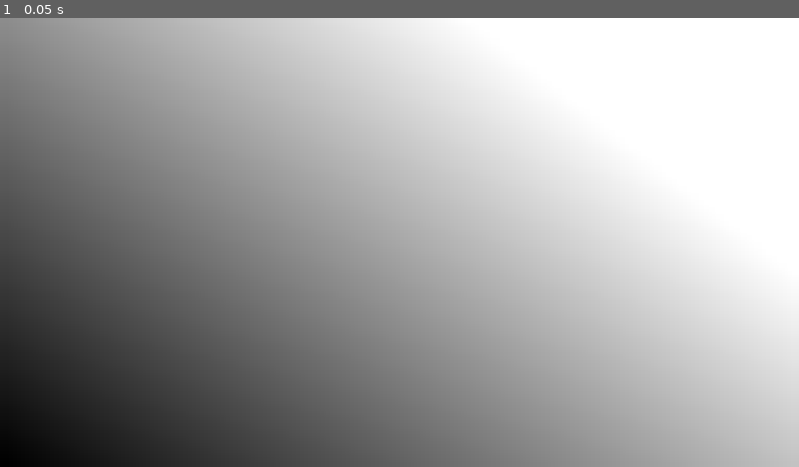
Above: before the commit, frame 1.
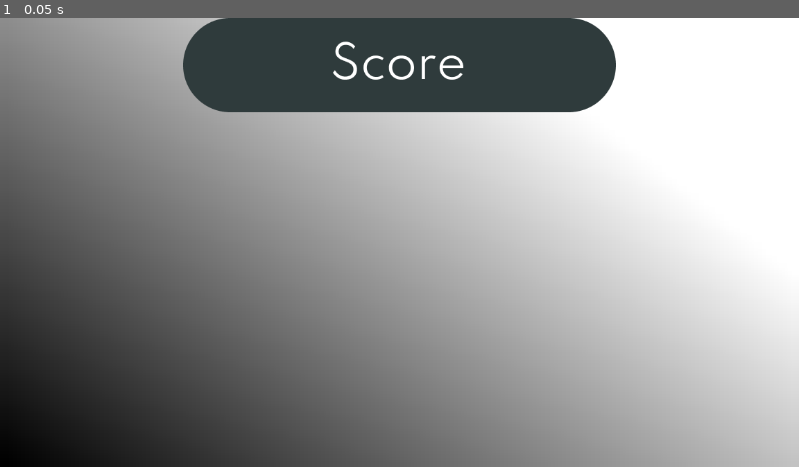
Above: after the commit, the same moment.

Repository: dbm19/tempo_trainer
Game: Godot game, scene res://score_screen.tscn
The game is run twice, just before and just after one commit, with the same random seed, the same clock (stepped at 60 frames per second) and the same inputs. This scene is started directly instead of the project's main scene.
Inputs:
- Up to frame 1 (0.05 s): no input

The runs differ from the first frame. In frame 1, 11% of the frame differs, in the area x 22-78%, y 0-21%.

Commit message:
score measure is a bit better

Diff:
--- a/game_screen.gd
+++ b/game_screen.gd
@@ -1,8 +1,8 @@
 extends Node2D
 
-var player_hit_time = 0
+var previous_player_hit_time= 0
 var player_hit_time_delta = 0
-var current_time_in_msec = 0
+var current_player_hit_time = 0
 var bass_drum
 var bass_drum_timer
 var bass_drum_timer_goal
@@ -23,8 +23,6 @@
 
 	bass_drum_timer.wait_time = snapped(float(60.0 / Global.selected_bpm), 0.01)
 
-	print(bass_drum_timer.wait_time, " ", float(60.0/Global.selected_bpm))
-
 	bass_drum_timer_goal = bass_drum_timer.wait_time * 1000
 	bass_drum.playing = true
 	bass_drum_timer.start()
@@ -36,9 +34,11 @@
 func _process(delta: float) -> void:
 	if game_start == true:
 		if Input.is_action_just_pressed("player_hit"):
-			current_time_in_msec = Time.get_ticks_msec()
-			player_hit_time_delta = current_time_in_msec - player_hit_time
-			player_hit_time = current_time_in_msec
+			print(previous_player_hit_time)
+			current_player_hit_time = Time.get_ticks_msec()
+			print(current_player_hit_time)
+			player_hit_time_delta = current_player_hit_time - previous_player_hit_time
+			previous_player_hit_time= current_player_hit_time
 			score_set.append((player_hit_time_delta * 100.0) / bass_drum_timer_goal )
 			print("Your score: ", player_hit_time_delta)
 
@@ -48,10 +48,13 @@
 	if four_count > 1:
 		four_count -= 1
 		countdown.text = str(four_count)
+		if four_count == 1:
+			previous_player_hit_time = Time.get_ticks_msec()
+			print(previous_player_hit_time)
 	else:
 		game_start = true
+		number_of_beats -= 1
 		countdown.text = ""
-		number_of_beats -= 1
 		bass_drum.volume_db = -100
 		if number_of_beats == -1:
 			print(score_set)
--- a/score_screen.tscn
+++ b/score_screen.tscn
@@ -1,4 +1,6 @@
-[gd_scene load_steps=3 format=3 uid="uid://drm7q0tpulu3p"]
+[gd_scene load_steps=4 format=3 uid="uid://drm7q0tpulu3p"]
+
+[ext_resource type="Texture2D" uid="uid://dxspc7fvea2m4" path="res://art_assets/score_title.png" id="1_cbyyn"]
 
 [sub_resource type="Gradient" id="Gradient_dog5j"]
 
@@ -28,3 +30,14 @@
 grow_horizontal = 2
 grow_vertical = 2
 texture = SubResource("GradientTexture2D_a3e4i")
+
+[node name="TextureRect" type="TextureRect" parent="."]
+layout_mode = 1
+anchors_preset = 5
+anchor_left = 0.5
+anchor_right = 0.5
+offset_left = -312.0
+offset_right = 312.0
+offset_bottom = 136.0
+grow_horizontal = 2
+texture = ExtResource("1_cbyyn")
Binary file added: art_assets/score_title.png
Not shown, added: art_assets/score_title.png.import
Not shown, changed: .DS_Store
